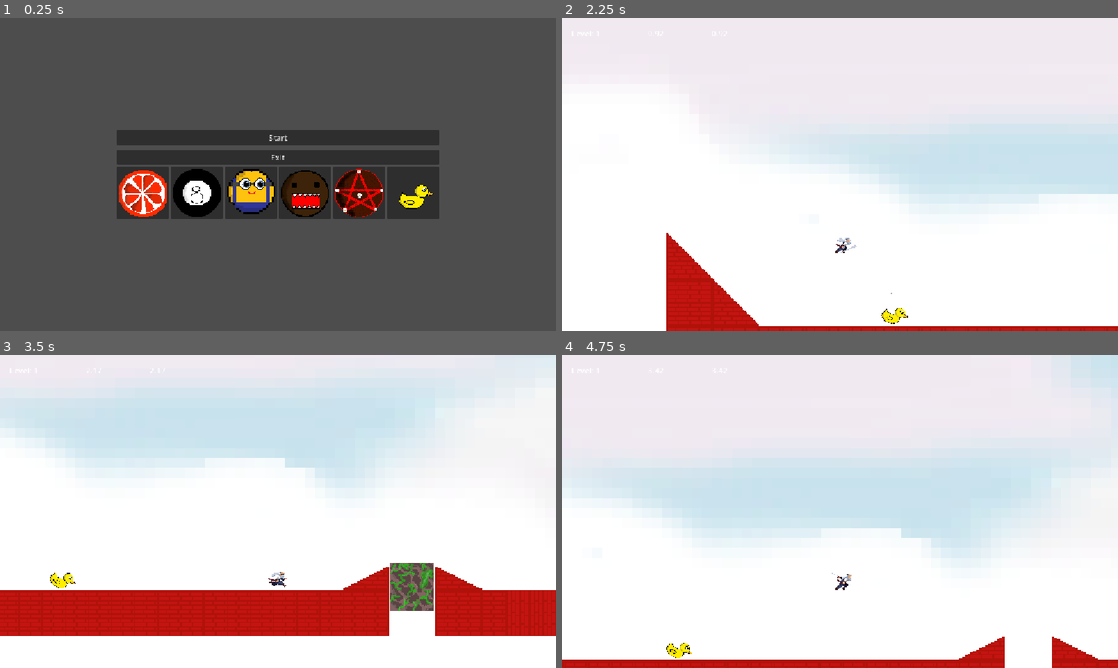
Above: before the commit, frames 1-4 (two rows, left to right).
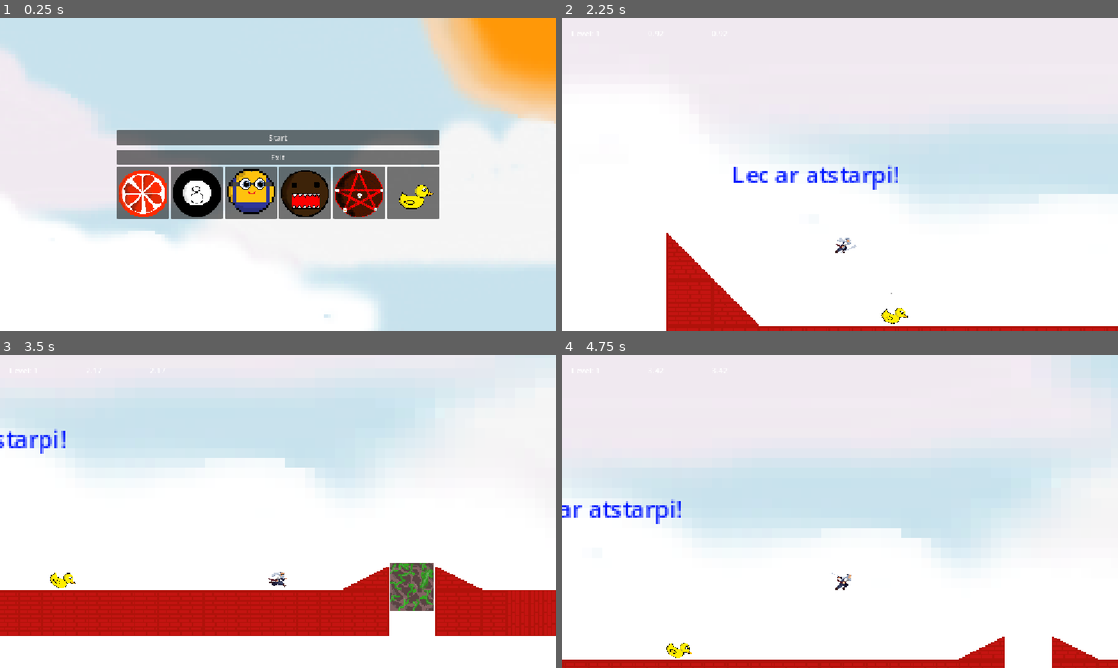
Above: after the commit, the same moments.

Repository: Mareruma/Bounce-Back
Game: Godot game, scene res://Scenes/game.tscn
Two runs of this game, one before a commit and one after it. Both use one fixed random seed, a clock stepped at 60 frames per second and the inputs below.
Inputs (mouse positions are in pixels of both pictures, inside the frame that each line leads up to):
- Up to frame 1 (0.25 s): no input
- Up to frame 2 (2.25 s): click (973, 193) at 0.5 s; click "Start" at 1.25 s; tap Enter (ui_accept) at 2 s; hold Right (ui_right) from 2.03 s (still down); tap F (kick) at 2.1 s
- Up to frame 3 (3.5 s): keep holding Right (ui_right); tap Enter (ui_accept) at 2.27, 3.02 s; tap F (kick) at 2.85 s
- Up to frame 4 (4.75 s): release Right (ui_right) at 3.53 s; hold Left (ui_left) 3.53-4.28 s; tap F (kick) at 3.6, 4.35 s; hold Right (ui_right) from 4.28 s (still down); tap Enter (ui_accept) at 4.52 s

The runs differ from the first frame. In frame 1, 95% of the frame differs, in the area x 0-100%, y 0-100%; in frame 2, 0.7%; in frame 3, 0.3%; in frame 4, 0.6%.

Commit message:
Final?

Diff:
--- a/Scenes/Levels/level_1.tscn
+++ b/Scenes/Levels/level_1.tscn
@@ -121,5 +121,13 @@
 
 [node name="UI" parent="." unique_id=151335542 instance=ExtResource("8_jv26f")]
 
+[node name="Label" type="Label" parent="." unique_id=1793951640]
+offset_left = 53.0
+offset_top = 148.0
+offset_right = 169.0
+offset_bottom = 171.0
+theme_override_colors/font_color = Color(0.007843138, 0.09411765, 1, 1)
+text = "Lec ar atstarpi!"
+
 [connection signal="body_entered" from="Finish" to="." method="_on_area_2d_body_entered"]
 [connection signal="body_entered" from="Void" to="." method="_on_void_body_entered"]
--- a/Scenes/game.tscn
+++ b/Scenes/game.tscn
@@ -7,6 +7,7 @@
 [ext_resource type="Texture2D" uid="uid://vuscs67u8jo6" path="res://Assets/monstrs.png" id="5_ldgsr"]
 [ext_resource type="Texture2D" uid="uid://cvv0jn6d83ncx" path="res://Assets/navīga zvaigzne.png" id="6_o5yvi"]
 [ext_resource type="Texture2D" uid="uid://bge3hvwmajnva" path="res://Assets/pixil-frame-0 (1).png" id="7_rku1e"]
+[ext_resource type="Texture2D" uid="uid://chvd3c7pj6ayx" path="res://fons.png" id="8_v158k"]
 
 [node name="Game" type="Control" unique_id=1742394217]
 layout_mode = 3
@@ -78,6 +79,12 @@
 layout_mode = 2
 icon = ExtResource("7_rku1e")
 
+[node name="Fons" type="Sprite2D" parent="." unique_id=397774059]
+z_index = -1
+position = Vector2(548, 316.99997)
+scale = Vector2(6.9, 6.9)
+texture = ExtResource("8_v158k")
+
 [connection signal="pressed" from="MarginContainer/MainV/EventButtons/Start" to="." method="_on_start_pressed"]
 [connection signal="pressed" from="MarginContainer/MainV/EventButtons/Exit" to="." method="_on_exit_pressed"]
 [connection signal="pressed" from="MarginContainer/MainV/BallSelection/Orange" to="." method="_on_orange_pressed"]
--- a/Scenes/win_screen.tscn
+++ b/Scenes/win_screen.tscn
@@ -1,6 +1,7 @@
 [gd_scene format=3 uid="uid://dp2535u1g6ge0"]
 
-[ext_resource type="Script" uid="uid://b414uhw56tke6" path="res://scripts/win_screen.gd" id="1_l5sol"]
+[ext_resource type="Script" uid="uid://b414uhw56tke6" path="res://Scripts/win_screen.gd" id="1_l5sol"]
+[ext_resource type="Texture2D" uid="uid://bkny1wfcrb5cb" path="res://Assets/you won.jpeg" id="2_a00f1"]
 
 [node name="WinScreen" type="Control" unique_id=1569011273]
 layout_mode = 3
@@ -10,6 +11,12 @@
 grow_horizontal = 2
 grow_vertical = 2
 script = ExtResource("1_l5sol")
+
+[node name="Fons" type="Sprite2D" parent="." unique_id=873796758]
+z_index = -1
+position = Vector2(662.00006, 339)
+scale = Vector2(1.7100002, 1.7100002)
+texture = ExtResource("2_a00f1")
 
 [node name="MarginContainer" type="MarginContainer" parent="." unique_id=1767506501]
 layout_mode = 1
@@ -35,7 +42,7 @@
 [node name="YouWin" type="RichTextLabel" parent="MarginContainer/VBoxContainer" unique_id=980774454]
 custom_minimum_size = Vector2(500, 80)
 layout_mode = 2
-theme_override_colors/default_color = Color(0, 1, 0, 1)
+theme_override_colors/default_color = Color(1, 0, 0, 1)
 theme_override_font_sizes/normal_font_size = 75
 theme_override_font_sizes/bold_font_size = 32
 text = "You won!"
@@ -45,12 +52,14 @@
 
 [node name="GlobalTime" type="Label" parent="MarginContainer/VBoxContainer" unique_id=774612163]
 layout_mode = 2
+theme_override_colors/font_color = Color(0, 0, 0, 1)
 text = "Total Time: "
 horizontal_alignment = 1
 vertical_alignment = 1
 
 [node name="AvrTime" type="Label" parent="MarginContainer/VBoxContainer" unique_id=557936525]
 layout_mode = 2
+theme_override_colors/font_color = Color(0, 0, 0, 1)
 text = "Average Time: "
 horizontal_alignment = 1
 vertical_alignment = 1
Renamed: Assets/sakum fails.png -> Assets/first_background.png
Not shown, added: Assets/first_background.png.import
Binary file added: Assets/you won.jpeg
Not shown, changed: Assets/you won.jpeg.import
Not shown, added: Assets/you won.png.import
